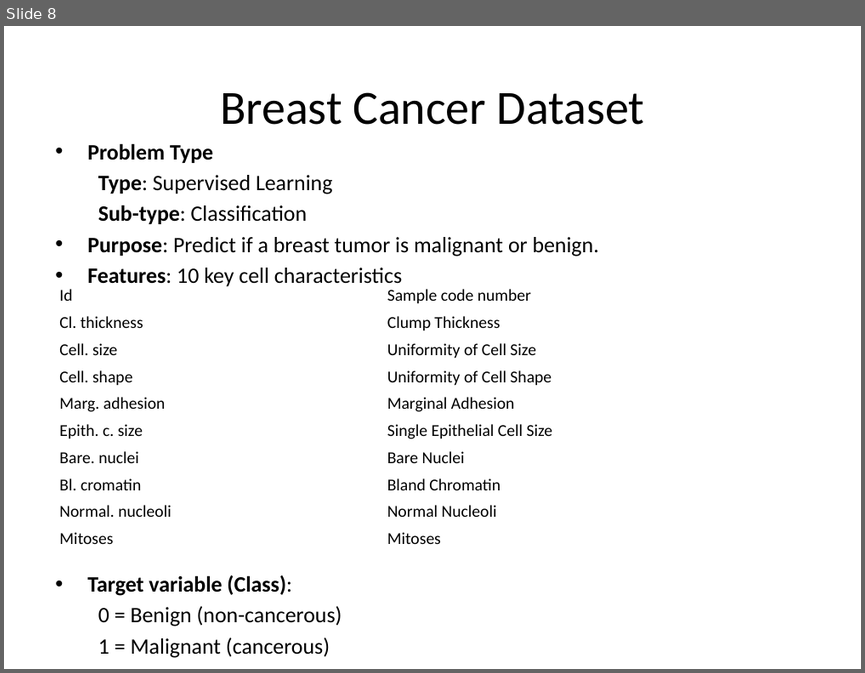
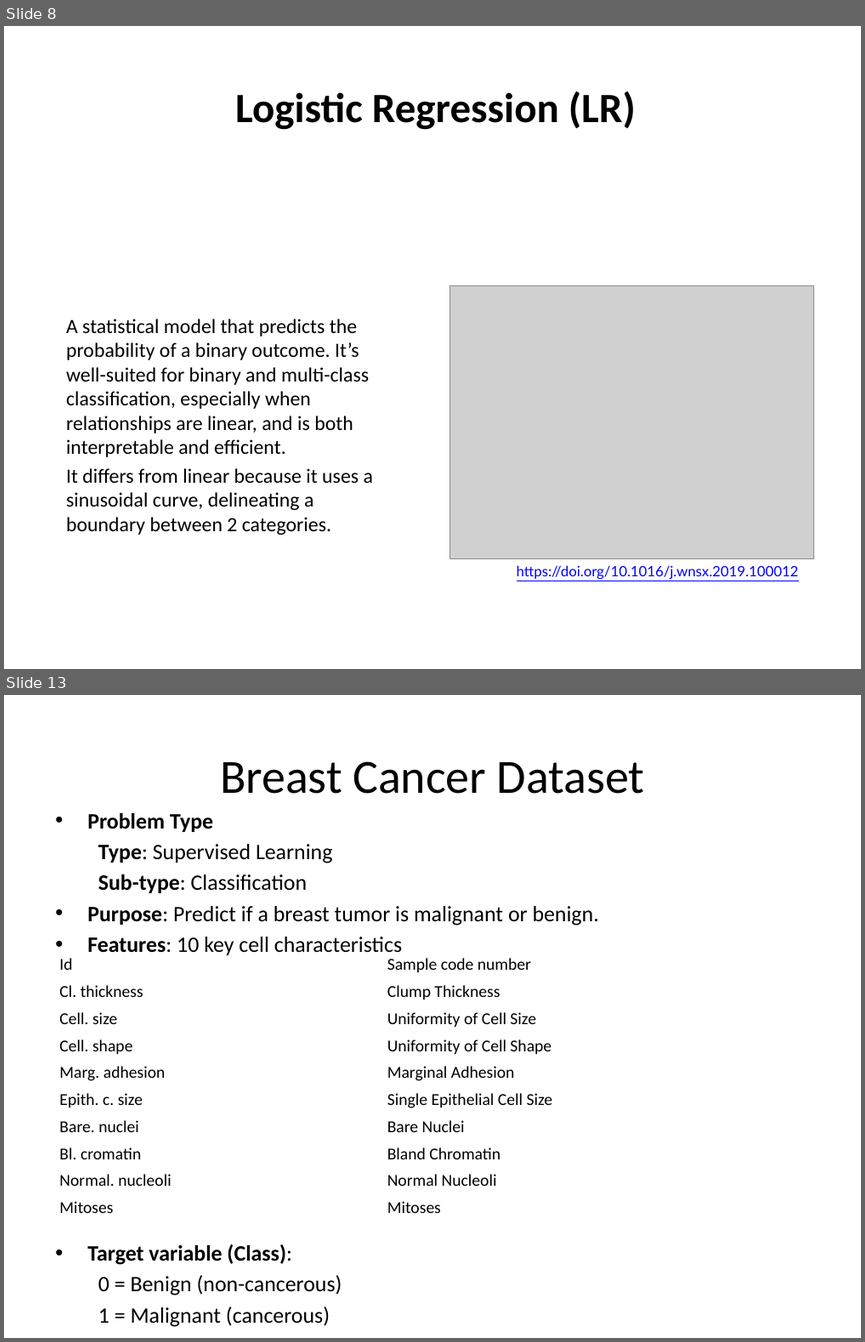
Before and after one commit to sraorao/ML_DL_intro_python_HT2025, a slide deck: Session_1_ML_DL_intro_python_MT2024.pptx. Shown one above the other, each under a label of ours: slide 8 before the commit, slides 8 and 13 after it; the slides between them are not shown. The pictures are 865x673 and 865x1342 pixels, drawn with LibreOffice and Linux fonts; fonts in the diff are those of the drawing; grey boxes stand for pictures. Boxes give left, top, right and bottom in pixels: in the first picture for what was removed or moved away, otherwise in the second. Text is boxed around its words. In the diff, an @@ line names an element or a change of style, - is before the commit and + after.

```diff
--- a/Session_1_ML_DL_intro_python_MT2024.pptx
+++ b/Session_1_ML_DL_intro_python_MT2024.pptx
@@ slide 8 added at <box>4,26,861,669</box>, background #FFFFFF @@
@@ rectangle added at <box>4,26,861,189</box>, fill #FFFFFF @@
@@ title added at <box>235,91,636,130</box>, 35 pt, text #000000, bold @@
+Logistic Regression (LR)
@@ picture added at <box>449,285,814,558</box> @@
@@ text added at <box>66,318,373,534</box>, 17 pt, text #000000 @@
+A statistical model that predicts the probability of a binary outcome. It’s well-suited for binary and multi-class classification, especially when relationships are linear, and is both interpretable and efficient.
+It differs from linear because it uses a sinusoidal curve, delineating a boundary between 2 categories.
@@ text added at <box>517,565,799,578</box>, 12 pt, text #0000FF, underline @@
+https://doi.org/10.1016/j.wnsx.2019.100012
@@ what was slide 8 is now slide 13 @@
```
Also in this commit, not shown: 8 slides changed, 11 other slides added.
